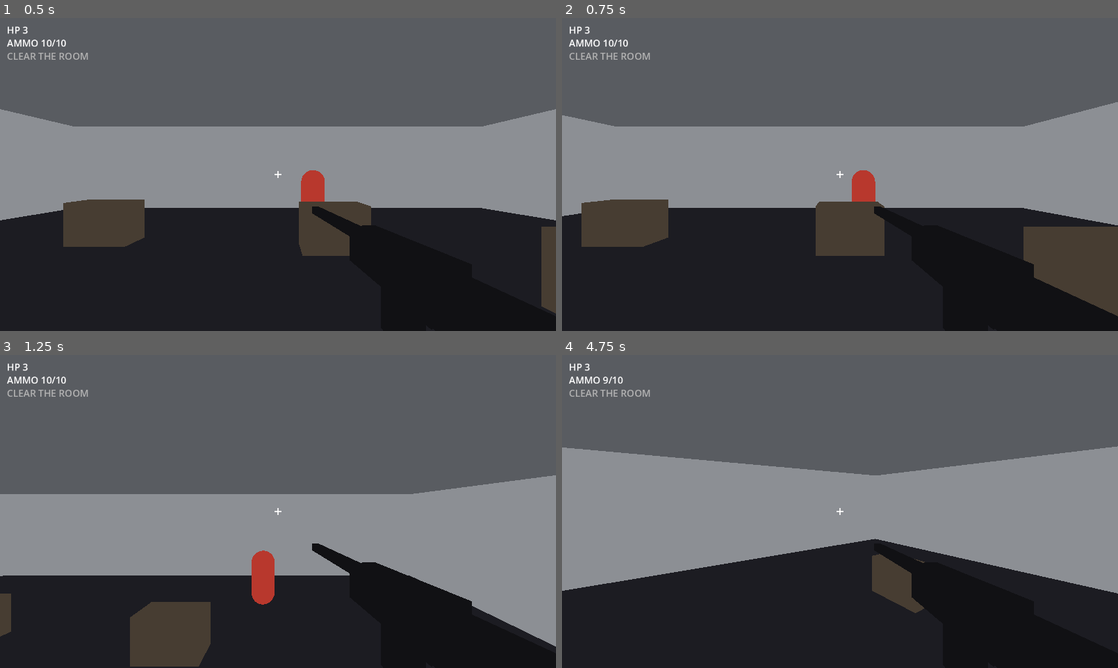
Above: before the commit, frames 1-4 (two rows, left to right).
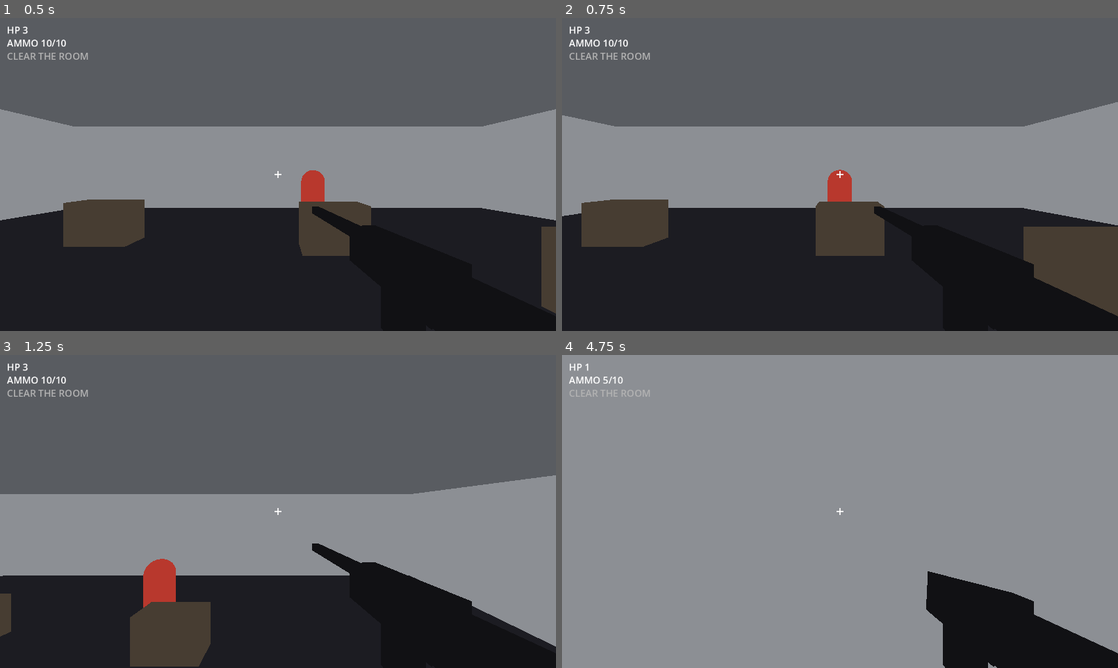
Above: after the commit, the same moments.

Repository: zachmofo/fps-studio
Game: Godot game, scene res://scenes/main.tscn
Two runs of this game, one before a commit and one after it. Both use one fixed random seed, a clock stepped at 60 frames per second and the inputs below.
Inputs (mouse positions are in pixels of both pictures, inside the frame that each line leads up to):
- Up to frame 1 (0.5 s): no input
- Up to frame 2 (0.75 s): move the mouse to (962, 158) at 0.52 s; press the mouse at (962, 158) at 0.53 s; hold D (move_right) from 0.53 s (still down)
- Up to frame 3 (1.25 s): keep holding D (move_right); tap Space (jump) at 0.77 s
- Up to frame 4 (4.75 s): move the mouse to (812, 511) at 1.27 s; release D (move_right) at 1.28 s; release the mouse at (812, 511) at 1.28 s; hold W (move_forward) from 1.28 s (still down); click (812, 511) at 1.35 s; tap Space (jump) at 1.52, 3.02, 3.77, 4.52 s; move the mouse to (851, 505) at 2.02 s; hold Shift (sprint) 2.03-2.78 s; click (851, 505) at 2.3 s; move the mouse to (834, 517) at 2.77 s; click (834, 517) at 2.85 s; move the mouse to (878, 514) at 3.52 s; press the mouse at (878, 514) at 3.53 s; move the mouse to (795, 508) at 4.27 s; release the mouse at (795, 508) at 4.28 s; tap Shift (sprint) at 4.35 s; click (795, 508) at 4.55 s

Frame 1 is identical in both runs. In frame 2, 0.8% of the frame differs, in the area x 47-57%, y 48-59%; in frame 3, 1.4%; in frame 4, 60%, in the area x 0-100%, y 0-100%.

Commit message:
I-8: dummy takes CoverMid, peek 0.7m, out 2s / in 1.5s

Diff:
--- a/scripts/dummy.gd
+++ b/scripts/dummy.gd
@@ -11,6 +11,15 @@
 const FLASH_SEC := 0.22
 const WALK_SPEED := 2.4
 const PATROL_X := 6.0
+const OUT_SEC := 2.0
+const IN_SEC := 1.5
+const PEEK_PAST := 0.7
+const BOX_HALF_X := 0.7
+const BOX_HALF_Z := 0.35
+const CAPSULE_R := 0.4
+const ARRIVE_EPS := 0.15
+
+enum Phase { PATROL, OUT, IN }
 
 var hp: int = MAX_HP
 var _alive: bool = true
@@ -19,6 +28,10 @@
 var _home: Vector3 = Vector3.ZERO
 var _dir: float = 1.0
 var _gravity: float = 9.8
+var _phase: int = Phase.PATROL
+var _phase_t: float = 0.0
+var _hide: Vector3 = Vector3.ZERO
+var _peek: Vector3 = Vector3.ZERO
 
 @onready var _mesh: MeshInstance3D = $MeshInstance3D
 @onready var _head: MeshInstance3D = $Head
@@ -29,10 +42,27 @@
 	add_to_group("dummy")
 	_home = global_position
 	_gravity = float(ProjectSettings.get_setting("physics/3d/default_gravity"))
+	_bind_cover()
 	_mesh.set_surface_override_material(0, null)
 	_head.set_surface_override_material(0, null)
 	_set_mesh_albedo(_mesh, BASE_COLOR)
 	_set_mesh_albedo(_head, HEAD_COLOR)
+
+
+func _bind_cover() -> void:
+	var parent: Node = get_parent()
+	var box: Node3D = null
+	if parent != null:
+		box = parent.get_node_or_null("CoverMid") as Node3D
+	if box == null:
+		_hide = _home
+		_peek = _home
+		return
+	var p: Vector3 = box.global_position
+	p.y = _home.y
+	# Right-side tuck on the dummy-side (-Z). Left mid is player-only.
+	_hide = Vector3(p.x + 0.5, p.y, p.z - BOX_HALF_Z - CAPSULE_R - 0.1)
+	_peek = Vector3(p.x - BOX_HALF_X - PEEK_PAST, p.y, _hide.z)
 
 
 func receive_hit() -> void:
@@ -58,6 +88,7 @@
 	_alive = true
 	_acc = 0.0
 	_dir = 1.0
+	_phase_t = 0.0
 	_was_captured = Input.mouse_mode == Input.MOUSE_MODE_CAPTURED
 	global_position = _home
 	velocity = Vector3.ZERO
@@ -66,6 +97,10 @@
 	_col.disabled = false
 	_set_mesh_albedo(_mesh, BASE_COLOR)
 	_set_mesh_albedo(_head, HEAD_COLOR)
+	if _was_captured:
+		_phase = Phase.OUT
+	else:
+		_phase = Phase.PATROL
 
 
 func _physics_process(delta: float) -> void:
@@ -73,24 +108,69 @@
 		return
 	if not is_on_floor():
 		velocity.y -= _gravity * delta
+
+	var captured: bool = Input.mouse_mode == Input.MOUSE_MODE_CAPTURED
+	if captured and not _was_captured:
+		_acc = 0.0
+		_phase_t = 0.0
+		if _phase == Phase.PATROL:
+			_phase = Phase.OUT
+	_was_captured = captured
+
+	if not captured:
+		if _phase == Phase.PATROL:
+			_patrol()
+		else:
+			velocity.x = 0.0
+			velocity.z = 0.0
+		move_and_slide()
+		return
+
+	if _phase == Phase.PATROL:
+		_phase = Phase.OUT
+		_phase_t = 0.0
+
+	if _phase == Phase.OUT:
+		_walk_toward(_peek)
+		_phase_t += delta
+		_acc += delta
+		if _acc >= FIRE_INTERVAL:
+			_acc = 0.0
+			_return_fire()
+		if _phase_t >= OUT_SEC:
+			_phase = Phase.IN
+			_phase_t = 0.0
+			_acc = 0.0
+	else:
+		_walk_toward(_hide)
+		_phase_t += delta
+		if _phase_t >= IN_SEC:
+			_phase = Phase.OUT
+			_phase_t = 0.0
+			_acc = 0.0
+
+	move_and_slide()
+
+
+func _patrol() -> void:
 	if global_position.x > PATROL_X:
 		_dir = -1.0
 	elif global_position.x < -PATROL_X:
 		_dir = 1.0
 	velocity.x = _dir * WALK_SPEED
 	velocity.z = 0.0
-	move_and_slide()
-
-	var captured: bool = Input.mouse_mode == Input.MOUSE_MODE_CAPTURED
-	if captured and not _was_captured:
-		_acc = 0.0
-	_was_captured = captured
-	if not captured:
-		return
-	_acc += delta
-	if _acc >= FIRE_INTERVAL:
-		_acc = 0.0
-		_return_fire()
+
+
+func _walk_toward(target: Vector3) -> void:
+	var to: Vector3 = target - global_position
+	to.y = 0.0
+	if to.length() <= ARRIVE_EPS:
+		velocity.x = 0.0
+		velocity.z = 0.0
+		return
+	var dir: Vector3 = to.normalized()
+	velocity.x = dir.x * WALK_SPEED
+	velocity.z = dir.z * WALK_SPEED
 
 
 func _return_fire() -> void:
Not shown, changed: CHANGELOG.md
Not shown, changed: README.md
Not shown, changed: STUDIO.md
